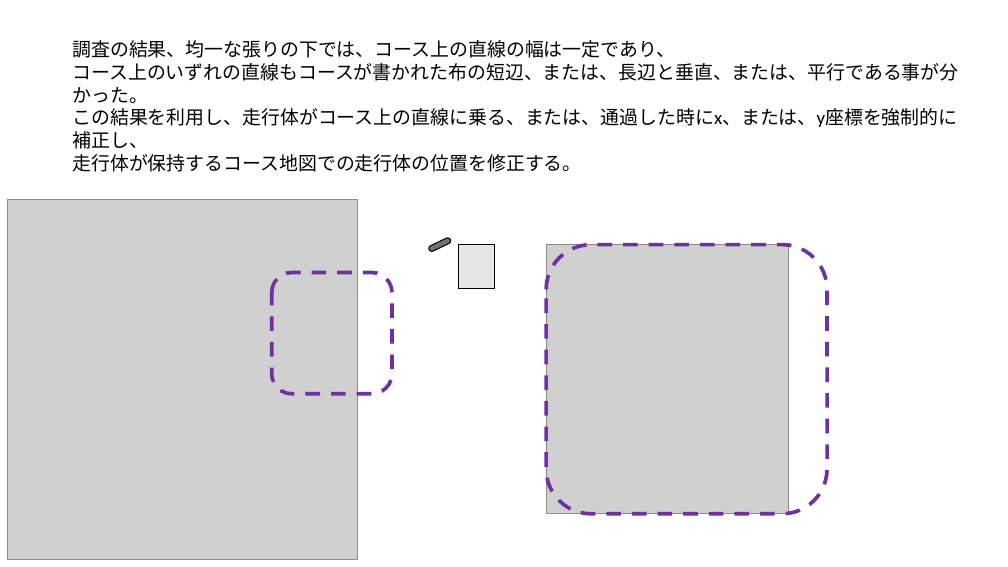
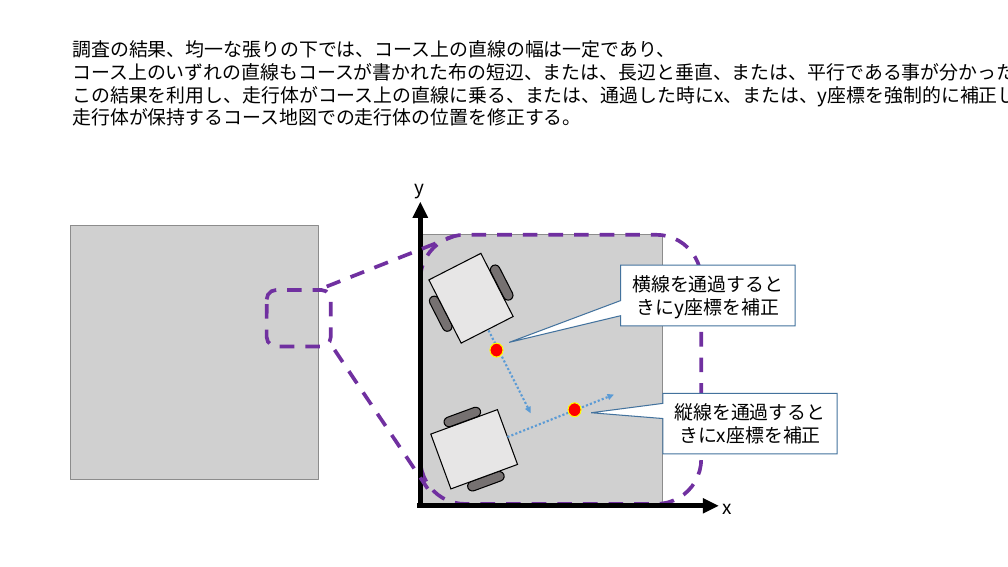
Before and after one commit to RITS-ETrobo/Yokohama, a slide deck: slide 2 of design/2016/models/Position_reset.pptx. Drawn at 1008x567 pixels with LibreOffice and Linux fonts; fonts in the diff are those of the drawing; grey boxes stand for pictures. Boxes give left, top, right and bottom in pixels: in the first picture for what was removed or moved away, otherwise in the second. Text is boxed around its words. In the diff, an @@ line names an element or a change of style, - is before the commit and + after.

Commit message:
#705 自己位置補正、向き補正、色認識を追加

```diff
--- a/design/2016/models/Position_reset.pptx
+++ b/design/2016/models/Position_reset.pptx
@@ text "調査の結果、均一な張りの下では、コース上の直線の幅は一定であり、" at [72,40,1008,126]: font Calibri to Noto Sans CJK JP @@
@@ text added at [415,183,425,199], 18 pt, text #000000 @@
+y
@@ arrow added from (420, 504) to (420, 202), #000000 5 pt @@
@@ picture: place and size @@
-picture at [8,200,358,560]
+picture at [70,225,318,480]
@@ line added from (327, 287) to (454, 236), #7030A0 3.5 pt dashed @@
@@ picture: place and size @@
-picture at [546,245,789,514]
+picture at [420,235,663,504]
@@ rounded rectangle: place and size @@
-rounded rectangle at [546,245,827,514]
+rounded rectangle at [420,235,702,504]
@@ rectangle at [429,254,514,344]: rotation 0 to 332 degrees @@
@@ rounded rectangle added at [489,263,515,302], fill #767171, outline #000000 1 pt @@
@@ speech box added at [621,265,796,326], fill #FFFFFF, outline #43739E 1 pt, 18 pt, text #000000 @@
+横線を通過するときにy座標を補正
@@ rounded rectangle: place and size @@
-rounded rectangle at [271,272,392,393]
+rounded rectangle at [267,290,331,347]
@@ rounded rectangle at [428,295,454,334]: rotation 64 to 332 degrees @@
@@ line added from (335, 350) to (428, 488), #7030A0 3.5 pt dashed @@
@@ arrow added from (488, 330) to (531, 414), #5B9BD5 2 pt dashed @@
@@ ellipse added at [490,343,503,358], fill #FF0000, outline #FFFF00 1 pt @@
@@ rectangle added at [431,410,518,489], fill #E7E6E6, outline #000000 1 pt @@
@@ rounded rectangle added at [443,406,482,428], fill #767171, outline #000000 1 pt @@
@@ arrow added from (507, 437) to (614, 395), #5B9BD5 2 pt dashed @@
@@ ellipse added at [568,403,581,417], fill #FF0000, outline #FFFF00 1 pt @@
@@ speech box added at [663,393,838,454], fill #FFFFFF, outline #43739E 1 pt, 18 pt, text #000000 @@
+縦線を通過するときにx座標を補正
@@ rounded rectangle added at [466,470,506,493], fill #767171, outline #000000 1 pt @@
@@ arrow added from (417, 506) to (718, 506), #000000 5 pt @@
@@ text added at [723,503,732,514], 18 pt, text #000000 @@
+x
```
Also in this commit, not shown: 7 other files.
